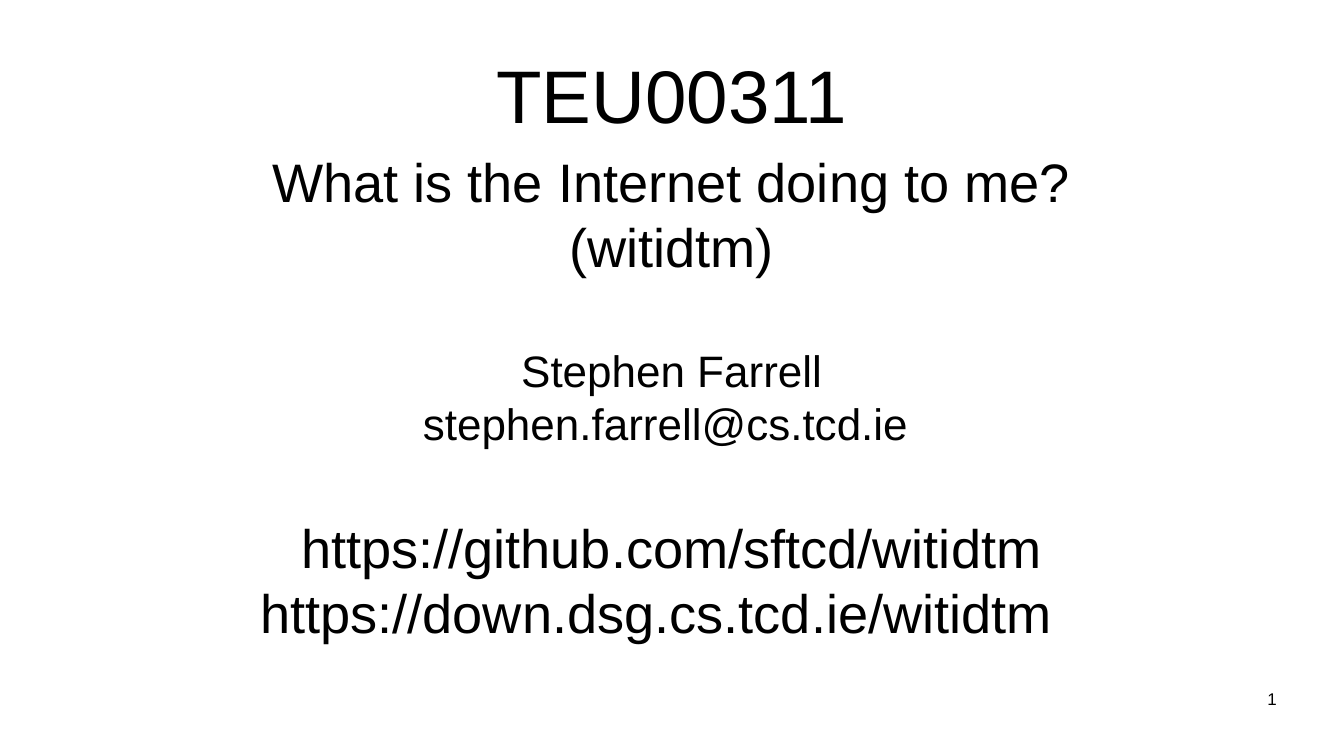
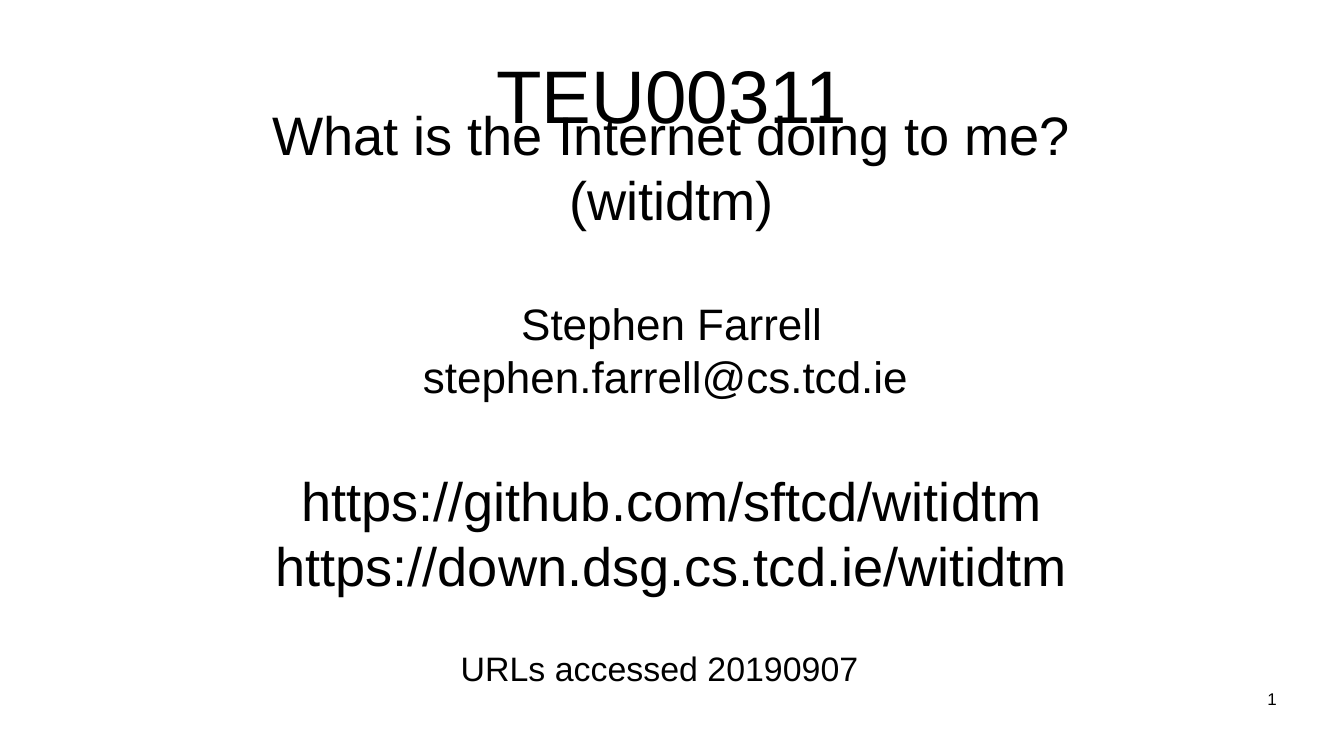
Before and after one commit to sftcd/witidtm, a slide deck: slide 1 of lectures/200-web.odp. Drawn at 1344x756 pixels with LibreOffice and Linux fonts; fonts in the diff are those of the drawing. Boxes give left, top, right and bottom in pixels: in the first picture for what was removed or moved away, otherwise in the second. Text is boxed around its words. In the diff, an @@ line names an element or a change of style, - is before the commit and + after.

Commit message:
checked URLs and a few tweaks

```diff
--- a/lectures/200-web.odp
+++ b/lectures/200-web.odp
@@ subtitle "What is the Internet doing ...": place and size @@
-subtitle "What is the Internet doing ..." at (260,162,1069,642)
+subtitle "What is the Internet doing ..." at (272,113,1069,682)
@@ subtitle at (461,656,858,682): paragraph added @@
+URLs accessed 20190907
```
Also in this commit, not shown: 5 other slides changed, 3 slides added, 5 other files.
